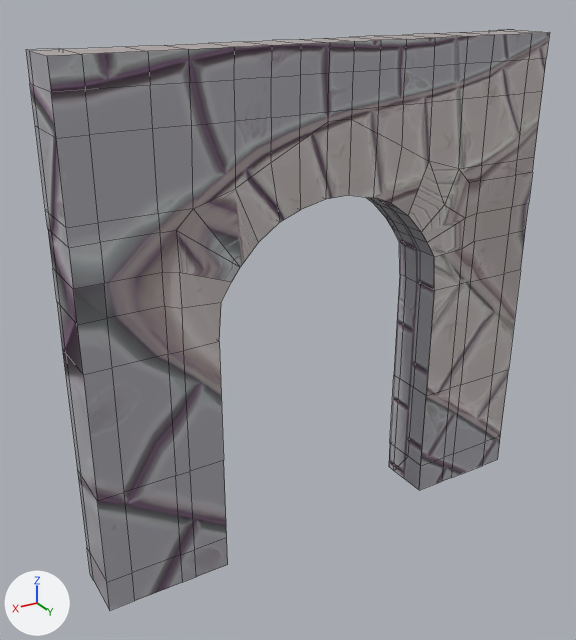
Before and after pictures for a commit that changed the FBX model SpelMotor/IronWrought/Bin/Assets/3D/Environment/EN_W_L1Wall_03_19G4_01_19/EN_W_L1Wall_03_19G4_01_19_ts_1.fbx.
One viewpoint serves both versions: a camera (50 mm lens) standing at (5.25, 4.72, 4.41) and looking at (2.23, -0.32, 1.89). Lighting does not change. The marker at lower left points along +X, +Y and +Z. Mesh edges are drawn as thin lines. Where no turn or scale is listed for an object, it has been applied to the vertices. Vertices at the same position are counted once.

In view in the first picture: 'EN_W_L1Wall_03_19G4_01_19_fbx'.
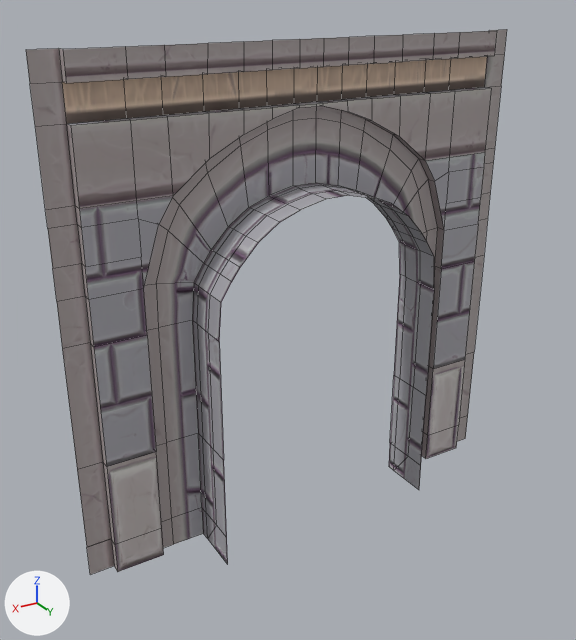
Changed parts and their boxes [x1, y1, x2, y2] in the pictures (576 x 640 px):
'EN_W_L1Wall_03_19G4_01_19_fbx', reshaped (8% narrower, 6% shorter): before [26, 29, 550, 610]; after [26, 29, 507, 574]
part 1 of me_mesh, deleted: before [26, 29, 550, 610]

Edits to the bpy script that builds the scene:
```text
Change me_mesh:
    used by ob_en_w_l1wall_03_19g4_01_19_fbx; location = (-0.007, 0.0, 0.0)
    remove me_mesh.from_pydata(...)  # 431 vertices, 432 faces; spans x 0.0..4.0, y -0.46..0.0, z 0.0..4.0
    add me_mesh.from_pydata(...)  # 286 vertices, 247 faces; spans x 0.0..4.0, y -0.46..0.0, z 0.0..4.0
    me_mesh part 1
    145 vertices are removed from x 0.0..4.0, y -0.38..0.0, z 0.0..4.0
    185 faces are deleted
```
